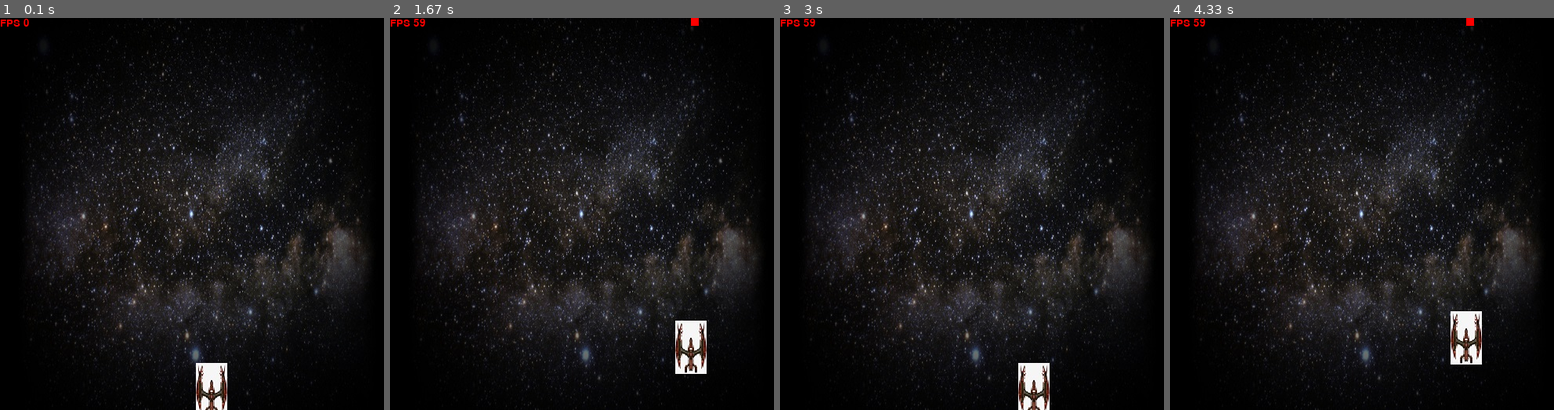
Above: before the commit, frames 1-4 (left to right).
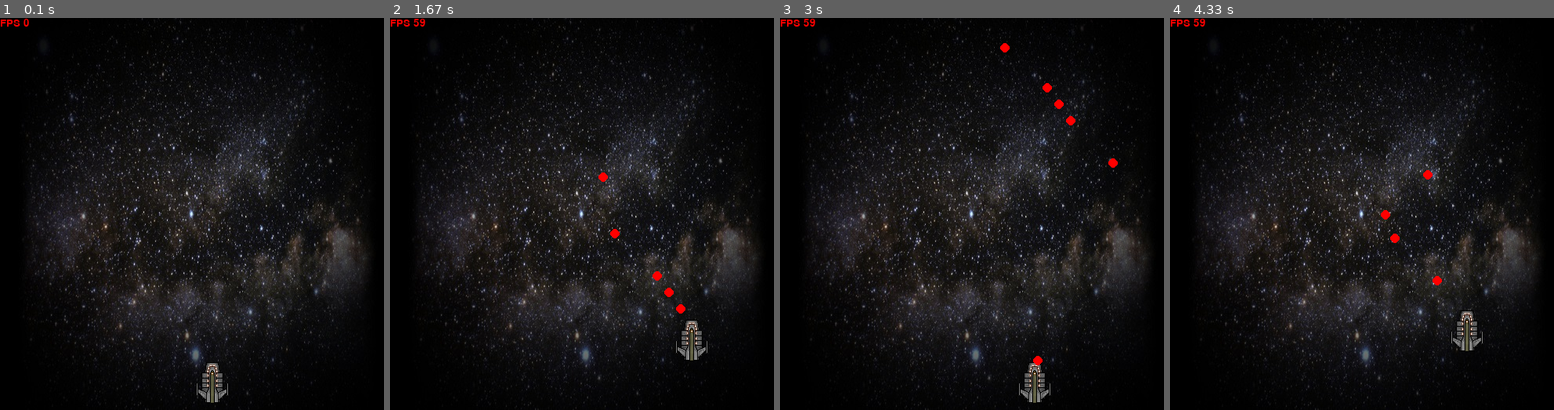
Above: after the commit, the same moments.

Repository: neerajkr007/game_pygame
Game: pygame game, started from firstgame.py
The game is run twice, just before and just after one commit, with the same random seed, the same clock (stepped at 60 frames per second) and the same inputs.
Inputs:
- Up to frame 1 (0.1 s): no input
- Up to frame 2 (1.67 s): tap Space at 0.33, 0.73, 1.03, 1.23, 1.57 s; hold D 0.67-1.13 s; hold W 1.17-1.47 s; hold D from 1.5 s (still down)
- Up to frame 3 (3 s): tap Space at 1.87, 2.07, 2.37, 2.63, 2.97 s; release D at 1.97 s; hold A 2-2.53 s; hold S 2.57-2.87 s; hold A from 2.9 s (still down)
- Up to frame 4 (4.33 s): tap Space at 3.27, 3.4, 3.8, 4.1 s; release A at 3.3 s; hold W 3.33-3.7 s; hold D from 3.73 s (still down)

The runs differ from the first frame. In frame 1, 0.9% of the frame differs, in the area x 51-60%, y 88-100%; in frame 2, 1.3%, in the area x 54-83%, y 0-91%; in frame 3, 1.2%; in frame 4, 1.3%.

Commit message:
added bullets
changed whole code into opps

Diff:
--- a/firstgame.py
+++ b/firstgame.py
@@ -2,26 +2,73 @@
 
 pygame.init()
 
+# screen parameters
+
 screenWidth = 500
 screenheight = 500
 win = pygame.display.set_mode((screenheight, screenWidth))
+pygame.display.set_caption('First Game', 'test')
 
-pygame.display.set_caption('First Game', 'test')
+# font
 
 font = pygame.font.SysFont(None, 20)
 
-velocity = 3
-velocity_bullet = 1
-width = 40
-height = 60
-x = 250
-y = 440
-backGround = pygame.image.load("bg.jpg").convert()
-shipImg = pygame.image.load("shipImg.png").convert()
+
+class Ship(object):
+    def __init__(self, x, y, width, height):
+        self.x = x
+        self.y = y
+        self.width = width
+        self.height = height
+        self.velocity_ship = 3
+
+    def draw_ship(self, win):
+        shipImg = pygame.image.load("ship.png")
+        pygame.draw.rect(win, (0, 191, 255), (self.x, self.y, self.width, self.height), -2)
+        rect = shipImg.get_rect()
+        rect.center = (50, 30)
+        win.blit(shipImg, [playerShip.x - 11, playerShip.y - 3])
+
+
+class Bullet(object):
+    def __init__(self, x, y, radius, color):
+        self.x = playerShip.x + 22
+        self.y = playerShip.y
+        self.radius = radius
+        self.color = color
+        self.vel = 3
+
+    def draw(self, win):
+        pygame.draw.circle(win, self.color, (self.x, self.y), self.radius)
+
+
+bullets = []
 
 clock = pygame.time.Clock()
 
+# background image is loaded
+backGround = pygame.image.load("bg.jpg").convert()
+
+
+def screendraw(win):
+    win.blit(backGround, [0, 0])
+    Fps(win)
+    playerShip.draw_ship(win)
+    for bullet in bullets:
+        bullet.draw(win)
+    pygame.display.update()
+
+
+def Fps(win):
+    showFps = font.render('FPS ' + str(fps), True, (255, 0, 0))
+    win.blit(showFps, [0, 0])
+
+firetime = 0
 run = True
+playerShip = Ship(250, 440, 40, 50)
+
+# main loop
+
 while run:
     pygame.time.delay(16)
 
@@ -29,33 +76,33 @@
         if event.type == pygame.QUIT:
             run = False
 
+    for bullet in bullets:
+        if (bullet.y <= playerShip.y) and (bullet.y > 0):
+            bullet.y -= bullet.vel
+        else:
+            bullets.pop(bullets.index(bullet))
+
     clock.tick(60)
+    if firetime > 0:
+        firetime += 1
+    if firetime >= 15:
+        firetime = 0
     fps = int(clock.get_fps())
     keys = pygame.key.get_pressed()
-    if keys[pygame.K_a] and x > velocity - 5:
-        x -= velocity
-    if keys[pygame.K_d] and x < screenWidth - width:
-        x += velocity
-    if keys[pygame.K_w] and y > velocity - 5:
-        y -= velocity
-    if keys[pygame.K_s] and y < screenheight - height:
-        y += velocity
-    v = y
-    if event.type == pygame.KEYUP or event.type == pygame.KEYDOWN:
-        if event.key == pygame.K_SPACE:
-            while v > 0:
-                v -= velocity_bullet
+    if keys[pygame.K_a] and playerShip.x > playerShip.velocity_ship - 5:
+        playerShip.x -= playerShip.velocity_ship
+    if keys[pygame.K_d] and playerShip.x < screenWidth - playerShip.width:
+        playerShip.x += playerShip.velocity_ship
+    if keys[pygame.K_w] and playerShip.y > playerShip.velocity_ship - 5:
+        playerShip.y -= playerShip.velocity_ship
+    if keys[pygame.K_s] and playerShip.y < screenheight - playerShip.height:
+        playerShip.y += playerShip.velocity_ship
+    v = playerShip.y
+    if keys[pygame.K_SPACE] and firetime == 0:
+        if len(bullets) < 6:
+            bullets.append(Bullet(round(playerShip.x + playerShip.width //2), round(playerShip.y), 6, (255, 0, 0)))
+        firetime = 1
 
-    win.fill((0, 0, 0))
-    win.blit(backGround, [0, 0])
-    bullet = pygame.draw.rect(win, (255, 0, 0), (x + 20, v, 10, 10))
-    ship = pygame.draw.rect(win, (0, 191, 255), (x, y, width, height))
-    rect = shipImg.get_rect()
-    rect.center = (200, 300)
-    showFps = font.render('FPS ' + str(fps), True, (255, 0, 0))
-    win.blit(showFps, [0, 0])
-    win.blit(shipImg, [x, y])
-    pygame.display.update()
-
-
+    screendraw(win)
+    # win.fill((0, 0, 0))
 pygame.quit()
Binary file added: ship.png
